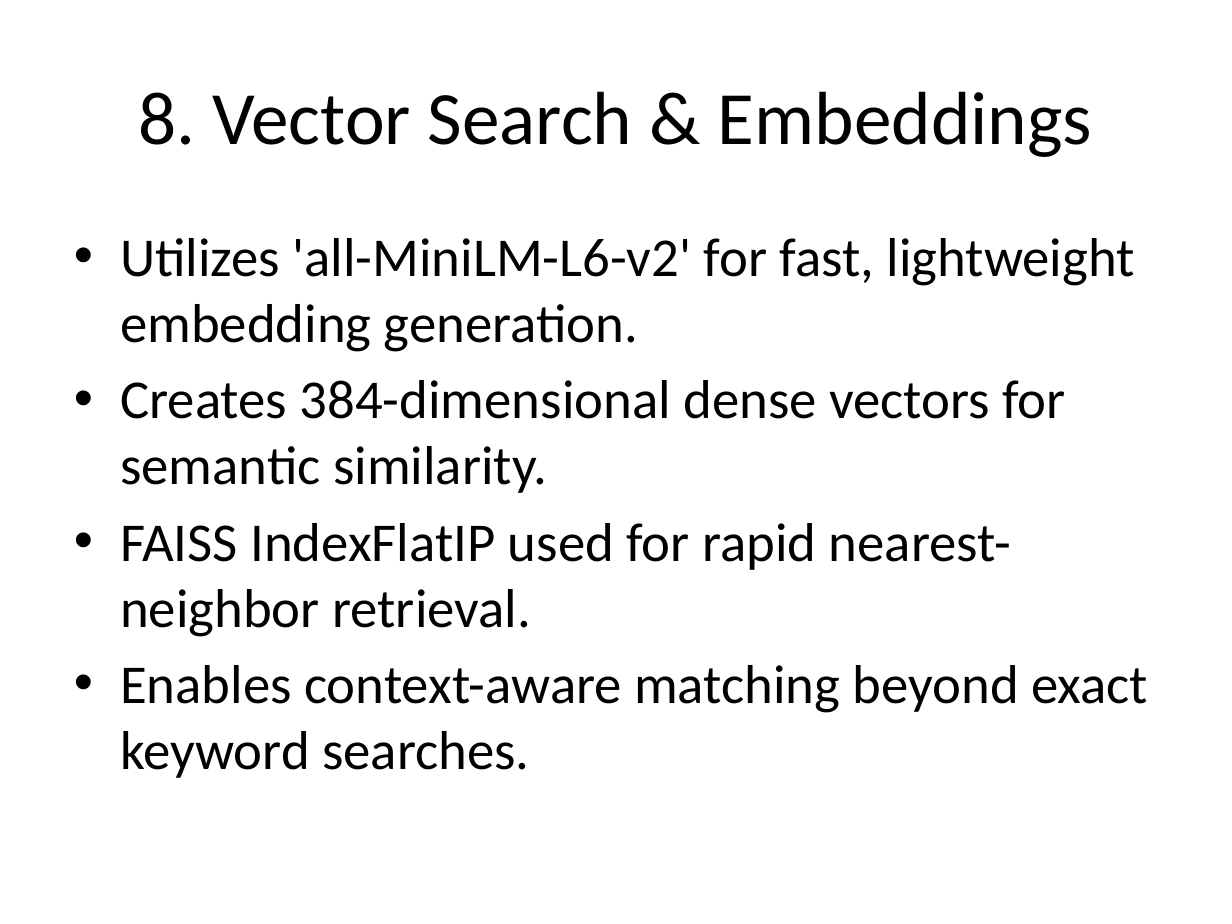
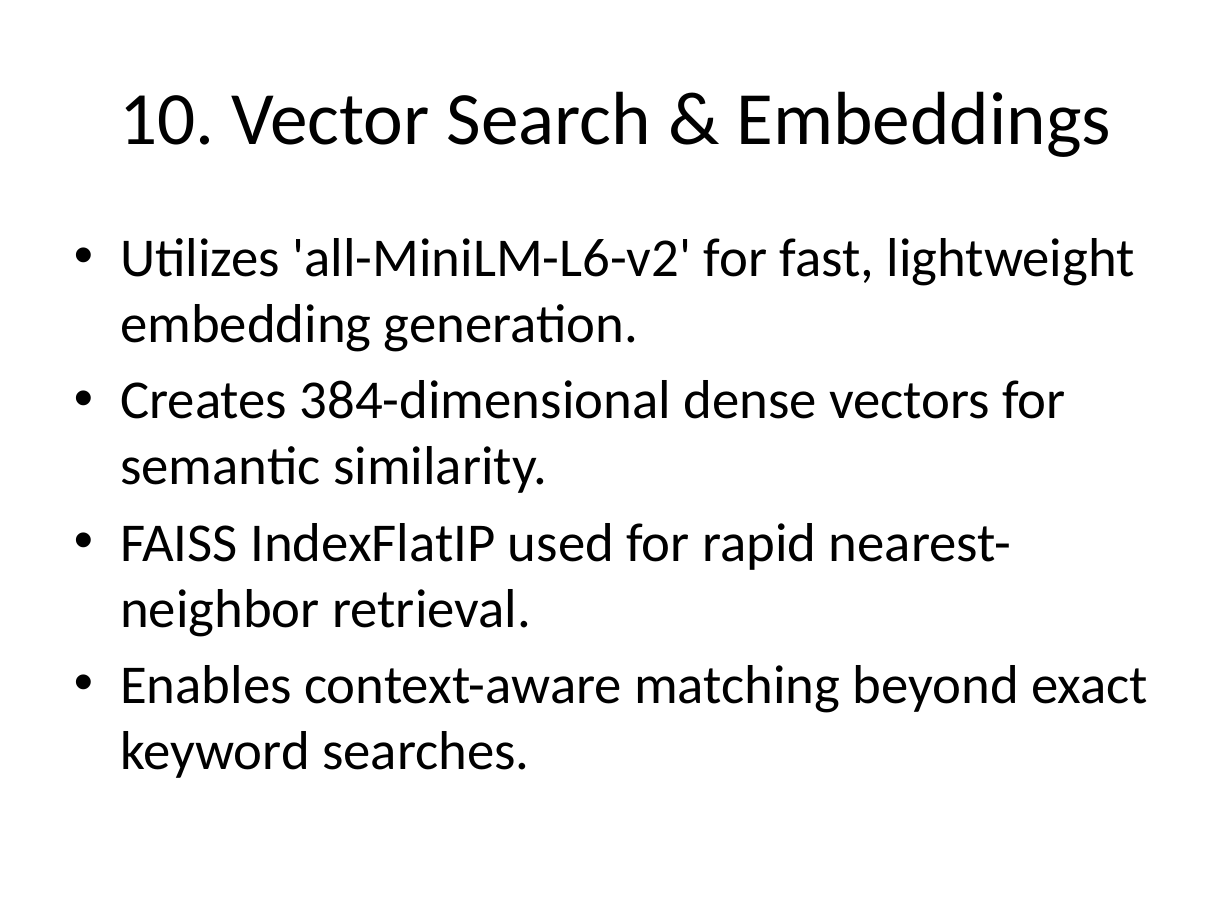
Before and after one commit to avika124/ai-governance-copilot, a slide deck: slide 11 of AI_Governance_Copilot_Presentation.pptx (slide 9 before the commit). Drawn at 1232x924 pixels with LibreOffice and Linux fonts; fonts in the diff are those of the drawing. Boxes give left, top, right and bottom in pixels: in the first picture for what was removed or moved away, otherwise in the second. Text is boxed around its words. In the diff, an @@ line names an element or a change of style, - is before the commit and + after.

```diff
--- a/AI_Governance_Copilot_Presentation.pptx
+++ b/AI_Governance_Copilot_Presentation.pptx
@@ title at <box>119,91,1111,157</box>: text changed @@
-8. Vector Search & Embeddings
+10. Vector Search & Embeddings
```
Also in this commit, not shown: 15 other slides changed, 3 slides added, 1 other file.
